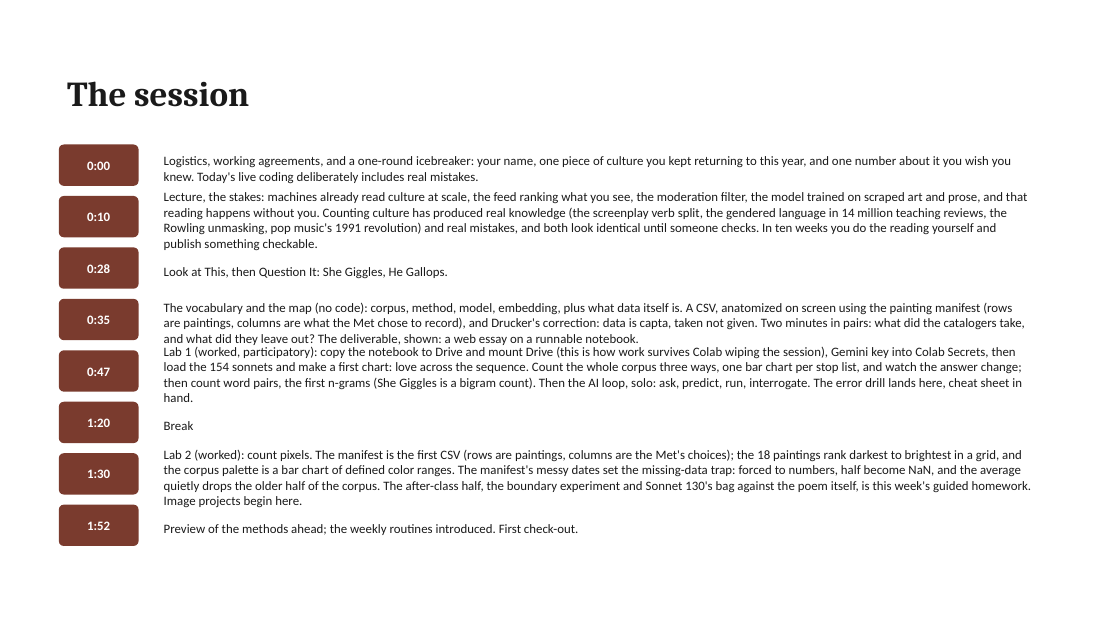
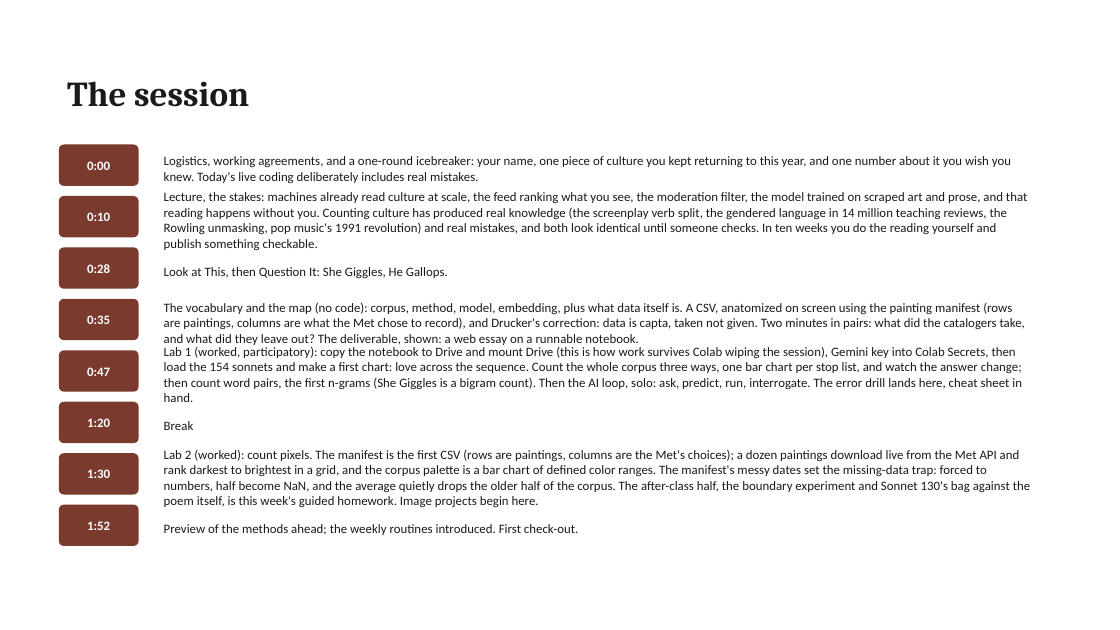
Before and after one commit to lucianli123/culture-as-data-2026, a slide deck: slide 17 of slides/pptx/week-01.pptx. Drawn at 1120x630 pixels with LibreOffice and Linux fonts; fonts in the diff are those of the drawing. Boxes give left, top, right and bottom in pixels: in the first picture for what was removed or moved away, otherwise in the second. Text is boxed around its words. In the diff, an @@ line names an element or a change of style, - is before the commit and + after.

Commit message:
Python basics cells in Week 1; all notebooks pull live from source (Gutenberg, Met API), cached-data references removed

```diff
--- a/slides/pptx/week-01.pptx
+++ b/slides/pptx/week-01.pptx
@@ text at box(164, 450, 1030, 507): text changed @@
-Lab 2 (worked): count pixels. The manifest is the first CSV (rows are paintings, columns are the Met's choices); the 18 paintings rank darkest to brightest in a grid, and the corpus palette is a bar chart of defined color ranges. The manifest's messy dates set the missing-data trap: forced to numbers, half become NaN, and the average quietly drops the older half of the corpus. The after-class half, the boundary experiment and Sonnet 130's bag against the poem itself, is this week's guided homework. Image projects begin here.
+Lab 2 (worked): count pixels. The manifest is the first CSV (rows are paintings, columns are the Met's choices); a dozen paintings download live from the Met API and rank darkest to brightest in a grid, and the corpus palette is a bar chart of defined color ranges. The manifest's messy dates set the missing-data trap: forced to numbers, half become NaN, and the average quietly drops the older half of the corpus. The after-class half, the boundary experiment and Sonnet 130's bag against the poem itself, is this week's guided homework. Image projects begin here.
```
Also in this commit, not shown: 3 other slides changed, 24 other files.
